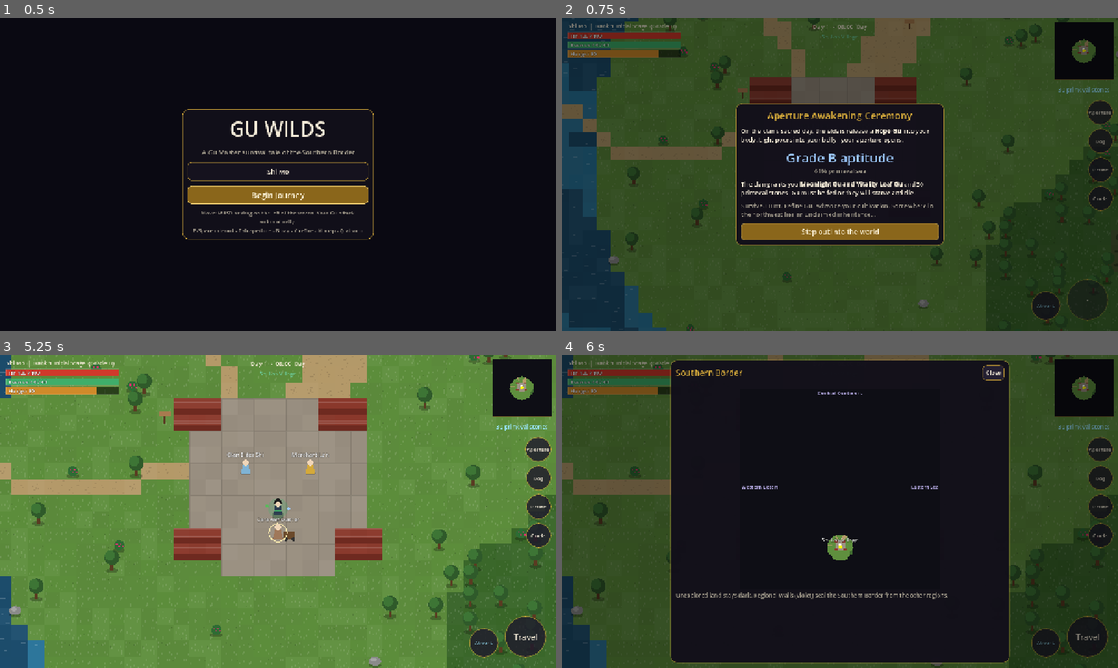
Above: before the commit, frames 1-4 (two rows, left to right).
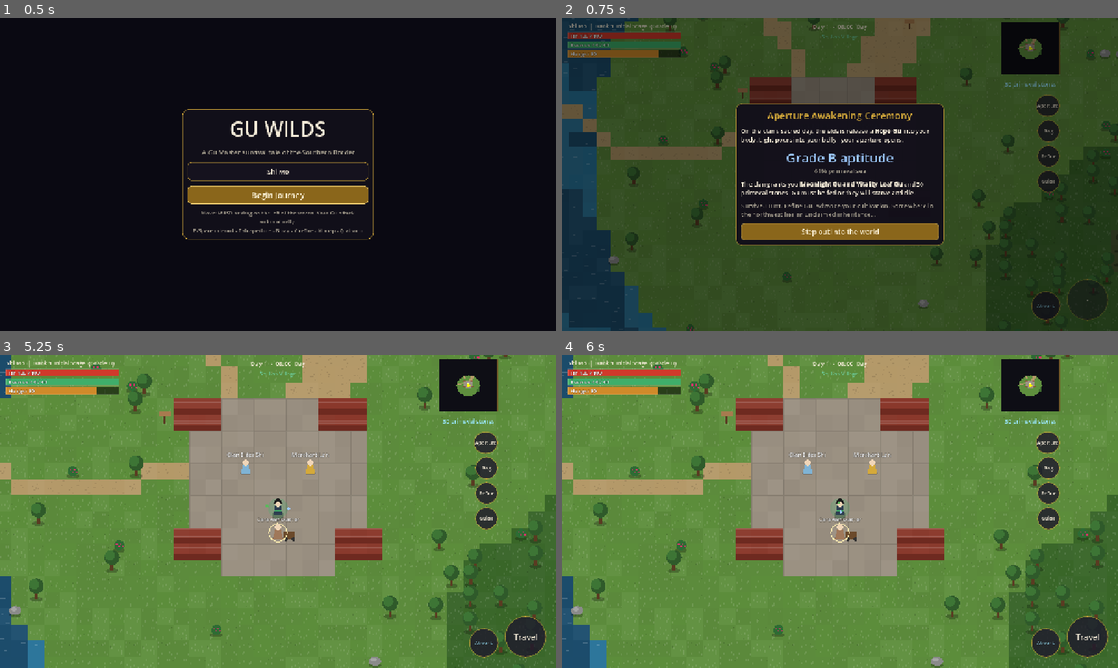
Above: after the commit, the same moments.

Repository: OnoOno92/ReveInsa
Game: Godot game, scene res://scenes/main.tscn
Two runs of this game, one before a commit and one after it. Both use one fixed random seed, a clock stepped at 60 frames per second and the inputs below.
Inputs (mouse positions are in pixels of both pictures, inside the frame that each line leads up to):
- Up to frame 1 (0.5 s): no input
- Up to frame 2 (0.75 s): click "Begin Journey" at 0.5 s
- Up to frame 3 (5.25 s): click "Aperture" at 1.25 s; click "Bag" at 2 s; click "Refine" at 2.75 s; click "Guide" at 3.5 s; click "30 primeval stones" at 4.25 s; click "Step out into the world" at 5 s
- Up to frame 4 (6 s): tap Enter at 5.75 s; drag from (1084, 389) to (895, 442) at 5.77 s

Frame 1 is identical in both runs. In frame 2, 5.2% of the frame differs, in the area x 79-100%, y 1-62%; in frame 3, 5.3%; in frame 4, 99%, in the area x 0-100%, y 0-100%.

Commit message:
Make Gu Wilds installable on Android phones
- Android + Web export presets (arm64, Android 7.0+, immersive, package com.guwilds.game)
- tools/setup_android.sh (export templates + Android SDK + editor paths) and
  tools/godot.sh apk; template download now resumes interrupted transfers
- Mobile polish: UI content scale 1.35 on phones, notch safe-area margins,
  Android back button closes panels, save on app pause/close, app icon
- Compact HUD column so the dock never overlaps the action buttons

Co-Authored-By: Claude Opus 5.5 <noreply@anthropic.com>
Claude-Session: https://claude.ai/code/session_013F1vc79Br64ei91wJb9SPW

Diff:
--- a/godot/game/game.gd
+++ b/godot/game/game.gd
@@ -32,6 +32,13 @@
 
 func _ready() -> void:
 	rng.randomize()
+
+
+## Save whenever the app is backgrounded or closed (phones kill apps without warning).
+func _notification(what: int) -> void:
+	if what in [NOTIFICATION_APPLICATION_PAUSED, NOTIFICATION_APPLICATION_FOCUS_OUT, NOTIFICATION_WM_CLOSE_REQUEST]:
+		if world != null and not p.is_empty():
+			save_game()
 
 
 # ------------------------------------------------------------------ lifecycle
--- /dev/null
+++ b/godot/icon.svg
@@ -0,0 +1,21 @@
+<svg xmlns="http://www.w3.org/2000/svg" width="256" height="256" viewBox="0 0 256 256">
+  <defs>
+    <radialGradient id="bg" cx="50%" cy="45%" r="60%">
+      <stop offset="0%" stop-color="#2c2440"/>
+      <stop offset="100%" stop-color="#0b0b12"/>
+    </radialGradient>
+    <linearGradient id="worm" x1="0" y1="0" x2="1" y2="1">
+      <stop offset="0%" stop-color="#7fe0a0"/>
+      <stop offset="100%" stop-color="#2f8f58"/>
+    </linearGradient>
+  </defs>
+  <rect width="256" height="256" rx="48" fill="url(#bg)"/>
+  <circle cx="128" cy="128" r="92" fill="none" stroke="#d4a93a" stroke-width="8"/>
+  <!-- crescent moon blade -->
+  <path d="M88 84 A60 60 0 1 0 176 170 A48 48 0 1 1 88 84 Z" fill="#bfe0ff" opacity="0.9"/>
+  <!-- the Gu: a coiled green-copper worm -->
+  <path d="M96 150 C96 118 140 112 148 134 C154 152 130 160 122 148 C116 138 128 130 136 136"
+        fill="none" stroke="url(#worm)" stroke-width="16" stroke-linecap="round"/>
+  <circle cx="98" cy="152" r="10" fill="#3fae6a"/>
+  <circle cx="95" cy="149" r="2.5" fill="#0b0b12"/>
+</svg>
--- a/godot/project.godot
+++ b/godot/project.godot
@@ -5,6 +5,9 @@
 config/name="Gu Wilds"
 config/description="A Gu Master survival game set in the Southern Border."
 run/main_scene="res://scenes/main.tscn"
+config/icon="res://icon.svg"
+config/quit_on_go_back=false
+config/version="0.25.0"
 config/features=PackedStringArray("4.7", "GL Compatibility")
 
 [display]
@@ -21,6 +24,7 @@
 renderer/rendering_method="gl_compatibility"
 renderer/rendering_method.mobile="gl_compatibility"
 textures/canvas_textures/default_texture_filter=0
+textures/vram_compression/import_etc2_astc=true
 
 [autoload]
 
--- a/godot/scenes/main.gd
+++ b/godot/scenes/main.gd
@@ -3,6 +3,7 @@
 ## Debug/screenshot args (via tools/godot.sh shot ... -- --autostart=1 ...):
 ##   --autostart=1 --seed=N --night=1 --at=ruins|city|forbidden|wild --enemies=N
 ##   --give=moon_glow,liquor_worm --rank=2 --panel=aperture|bag|craft|shop|elder|map|help --tab=missions
+##   --ui_scale=1.35 (preview the phone UI scale)
 ##   --tide=1 (Day 5 night, beast tide running) --contrib=N --missions=1 (accept all offered)
 
 const WorldView := preload("res://world/world_view.gd")
@@ -14,6 +15,9 @@
 func _ready() -> void:
 	InputSetup.ensure()
 	var args: Dictionary = get_tree().root.get_meta("capture_args", {})
+	# Phones have dense screens: scale the whole UI up so text and buttons are thumb-sized.
+	var ui_scale := 1.35 if OS.has_feature("mobile") else 1.0
+	get_window().content_scale_factor = float(args.get("ui_scale", str(ui_scale)))
 	if args.has("autostart"):
 		Game.new_game("Shi Mo", int(args.get("seed", "12345")))
 		_apply_debug_before(args)
--- a/godot/ui/hud.gd
+++ b/godot/ui/hud.gd
@@ -47,6 +47,8 @@
 	root.set_anchors_and_offsets_preset(Control.PRESET_FULL_RECT)
 	add_child(root)
 	root.draw.connect(_draw_stick)
+	get_viewport().size_changed.connect(_apply_safe_area)
+	_apply_safe_area.call_deferred()
 
 	# --- top-left: identity + bars
 	var tl := VBoxContainer.new()
@@ -85,11 +87,12 @@
 	# --- top-right: minimap, stones, dock
 	var tr := VBoxContainer.new()
 	tr.set_anchors_preset(Control.PRESET_TOP_RIGHT)
-	tr.position = Vector2(-146, 10)
+	tr.position = Vector2(-134, 10)
+	tr.grow_horizontal = Control.GROW_DIRECTION_BEGIN
 	tr.add_theme_constant_override("separation", 6)
 	root.add_child(tr)
 	minimap = Widgets.MapView.new(70.0)
-	minimap.custom_minimum_size = Vector2(132, 132)
+	minimap.custom_minimum_size = Vector2(120, 120)
 	minimap.mouse_filter = Control.MOUSE_FILTER_STOP
 	minimap.gui_input.connect(func(e): if e is InputEventMouseButton and e.pressed: toggle_panel("map"))
 	tr.add_child(minimap)
@@ -99,12 +102,12 @@
 	stones_btn.tooltip_text = "Absorb a primeval stone to restore essence (Q)"
 	tr.add_child(stones_btn)
 	var dock := VBoxContainer.new()
-	dock.add_theme_constant_override("separation", 8)
+	dock.add_theme_constant_override("separation", 6)
 	dock.alignment = BoxContainer.ALIGNMENT_END
 	tr.add_child(dock)
 	for spec in [["Aperture", "aperture"], ["Bag", "bag"], ["Refine", "craft"], ["Guide", "help"]]:
-		var b := Widgets.button(spec[0], toggle_panel.bind(spec[1]), true, false, 12)
-		UITheme.round_button(b, 58)
+		var b := Widgets.button(spec[0], toggle_panel.bind(spec[1]), true, false, 11)
+		UITheme.round_button(b, 52)
 		b.size_flags_horizontal = Control.SIZE_SHRINK_END
 		dock.add_child(b)
 
@@ -245,6 +248,26 @@
 	root.draw_circle(stick_origin + off, 26, Color(1, 1, 1, 0.55))
 
 
+## Keep the HUD clear of phone notches / rounded corners.
+func _apply_safe_area() -> void:
+	var win := Vector2(DisplayServer.window_get_size())
+	var safe := DisplayServer.get_display_safe_area()
+	if not OS.has_feature("mobile") or safe.size == Vector2i.ZERO or win.x <= 0.0:
+		return
+	var k := get_viewport().get_visible_rect().size / win
+	root.offset_left = safe.position.x * k.x
+	root.offset_top = safe.position.y * k.y
+	root.offset_right = -(win.x - safe.end.x) * k.x
+	root.offset_bottom = -(win.y - safe.end.y) * k.y
+
+
+## Android back button closes the open panel instead of quitting.
+func _notification(what: int) -> void:
+	if what == NOTIFICATION_WM_GO_BACK_REQUEST:
+		if current_panel != "":
+			close_panel()
+
+
 # ------------------------------------------------------------------ input
 func _hit(c: Control, pos: Vector2) -> bool:
 	return c.is_visible_in_tree() and c.get_global_rect().has_point(pos)
Not shown, added: godot/export_presets.cfg
Not shown, changed: .claude/skills/godot-dev/SKILL.md
Not shown, changed: docs/GDD.md
Not shown, changed: tools/godot.sh
Not shown, added: tools/setup_android.sh
Not shown, changed: tools/setup_godot.sh
